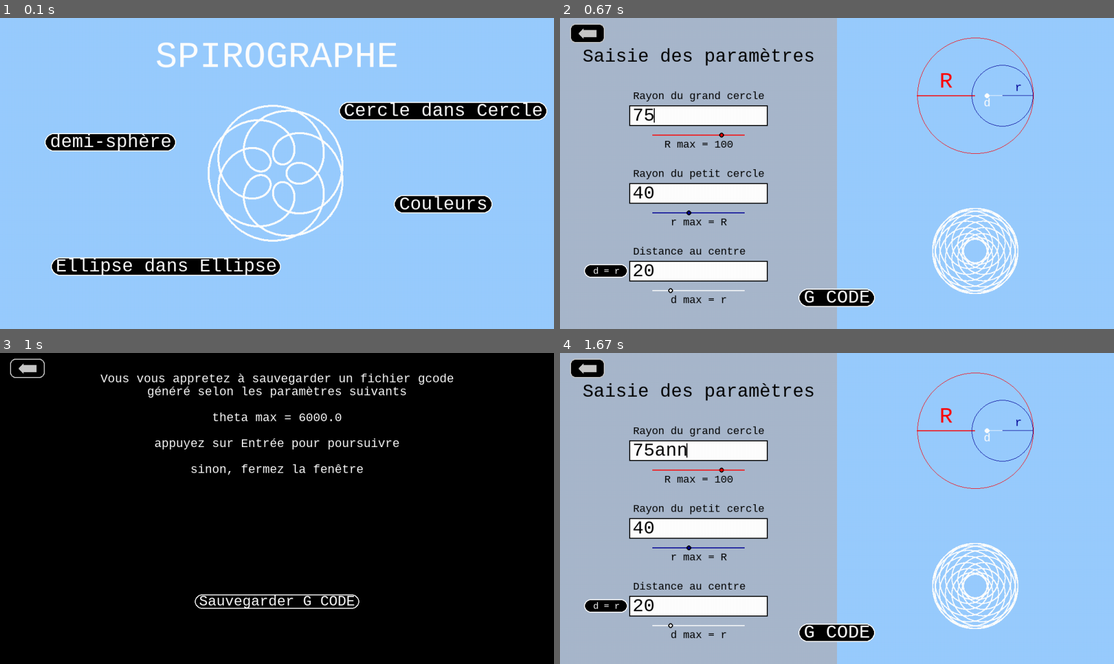
Above: before the commit, frames 1-4 (two rows, left to right).
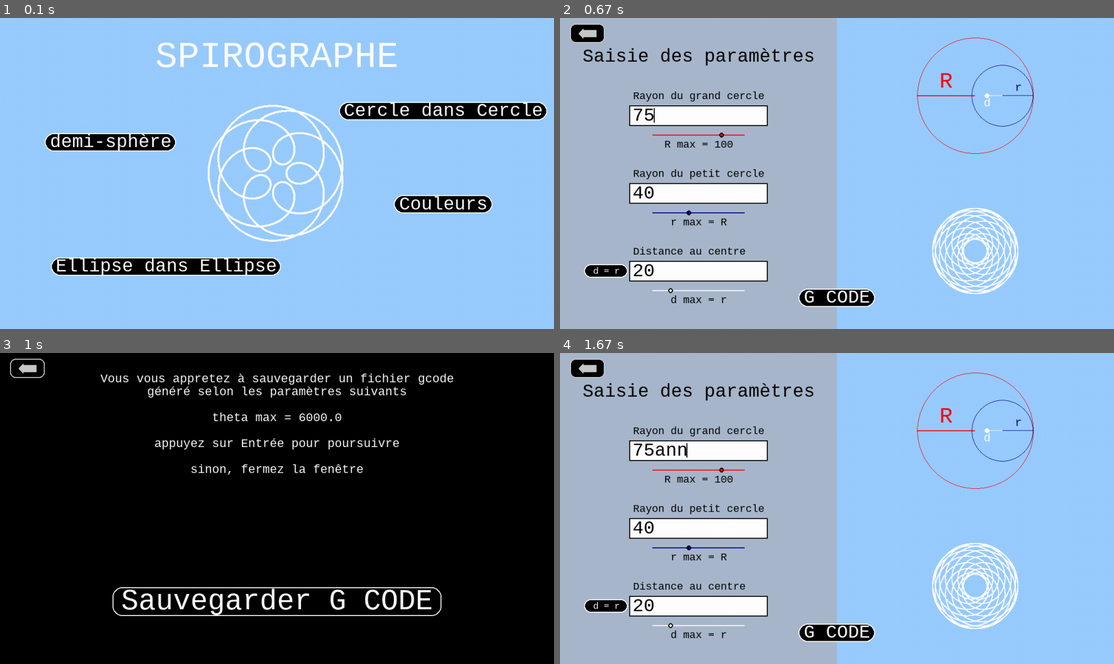
Above: after the commit, the same moments.

Repository: Nashoba1er/SPIROGRAPHE
Game: pygame game, started from logiciel spirographe.py
Two runs of this game, one before a commit and one after it. Both use one fixed random seed, a clock stepped at 60 frames per second and the inputs below.
Inputs:
- Up to frame 1 (0.1 s): no input
- Up to frame 2 (0.67 s): click "Cercle dans Cercle" at 0.38 s
- Up to frame 3 (1 s): click "G CODE" at 0.72 s
- Up to frame 4 (1.67 s): tap Enter at 1 s; type "ann" at 1.33 s

Frames 1-2 are identical in both runs. In frame 3, 2.1% of the frame differs, in the area x 20-80%, y 75-85%; in frame 4, nothing differs.

Commit message:
GCODE fonctionnel

Diff:
--- a/logiciel spirographe.py
+++ b/logiciel spirographe.py
@@ -1396,7 +1396,6 @@
 
 #fonctions pour le menu G CODE :
 
-
 def points_3d (theta_max, N, petit_r, grand_r, p, Rsphere) :
   #retourne la liste des points en 3D de coordonée z qui varie selon le rayon Rsphere si (grand_r-petit_r+p)<=Rpshere
   #retourne la liste des points en 3D de coordonée z fixe égale à 0 si Rsphere = 0
@@ -1496,8 +1495,12 @@
 
     display.flip()
 
-def sauvegarde_g_code(theta_max, N, petit_r, grand_r, p, Rsphere):
-    gcode_name, gcode = write_gcode (theta_max, N, petit_r, grand_r, p, Rsphere)
+def sauvegarde_g_code(lines):
+    global window_height,window_width
+    grand_r = float(lines[0])*(window_height/4)/100
+    petit_r = float(lines[1])*(window_height/4)/100
+    p = float(lines[2])*(window_height/4)/100
+    gcode_name, gcode = write_gcode(12000.0, 100000, petit_r, grand_r, p, 0)
     chemin_fichier = sauvegarde_fichier_gcode(gcode_name, gcode)
     if chemin_fichier:
         print(f"Fichier enregistré à : {chemin_fichier}")
@@ -1508,32 +1511,25 @@
     message = "Sauvegarder G CODE"
     (cursor_x, cursor_y) = pos
     police_taille2 = police_taille-8
-    width = police_taille2*3/5*(len(message)+1)
-    height = police_taille2
+    width = police_taille2*3/5*(len(message)+1)*2
+    height = police_taille2*2
     pos_x = window_width/2
     pos_y = 8*window_height/10
     draw.rect(screen,couleur("BLACK"),[pos_x-(width/2),pos_y-(height/2),width,height],0,20)
     if cursor_x < pos_x+(width/2) and cursor_x > pos_x-(width/2) and cursor_y < pos_y+(height/2) and cursor_y > pos_y-(height/2):
         draw.rect(screen,couleur("GREEN"),[pos_x-(width/2),pos_y-(height/2),width,height],2,20)
-        ecriture(message,couleur("GREEN"),police_taille2,(pos_x,pos_y))
+        ecriture(message,couleur("GREEN"),police_taille2*2,(pos_x,pos_y))
         res = True
 
     else :
         draw.rect(screen,couleur("WHITE"),[pos_x-(width/2),pos_y-(height/2),width,height],2,20)
-        ecriture(message,couleur("WHITE"),police_taille2,(pos_x,pos_y))
+        ecriture(message,couleur("WHITE"),police_taille2*2,(pos_x,pos_y))
     return res
 
 def clic_g_code(pos):
     global run_g_code
     if bouton_save_g_code(pos):
-        sauvegarde_g_code(
-            theta_max = 6000.0,
-            N = 100000,
-            petit_r = 39,
-            grand_r = 100,
-            p = 35,
-            Rsphere = 175
-        )
+        sauvegarde_g_code(lines)
         run_g_code = False
         menu_cercle_dans_cercle_init(lines)
         ecrit(current_line)
@@ -1654,13 +1650,7 @@
                                     run = False
                                 if Pyevent.type == KEYDOWN and Pyevent.key == K_RETURN:  # Appuyer sur Entrée pour sauvegarder
                                     run_g_code = False
-                                    sauvegarde_g_code(
-                                        theta_max = 6000.0,
-                                        N = 100000,
-                                        petit_r = 39,
-                                        grand_r = 100,
-                                        p = 35,
-                                        Rsphere = 175)
+                                    sauvegarde_g_code(lines)
                                     menu_cercle_dans_cercle_init(lines)
                                     ecrit(current_line)
                                 if Pyevent.type == MOUSEBUTTONDOWN:
